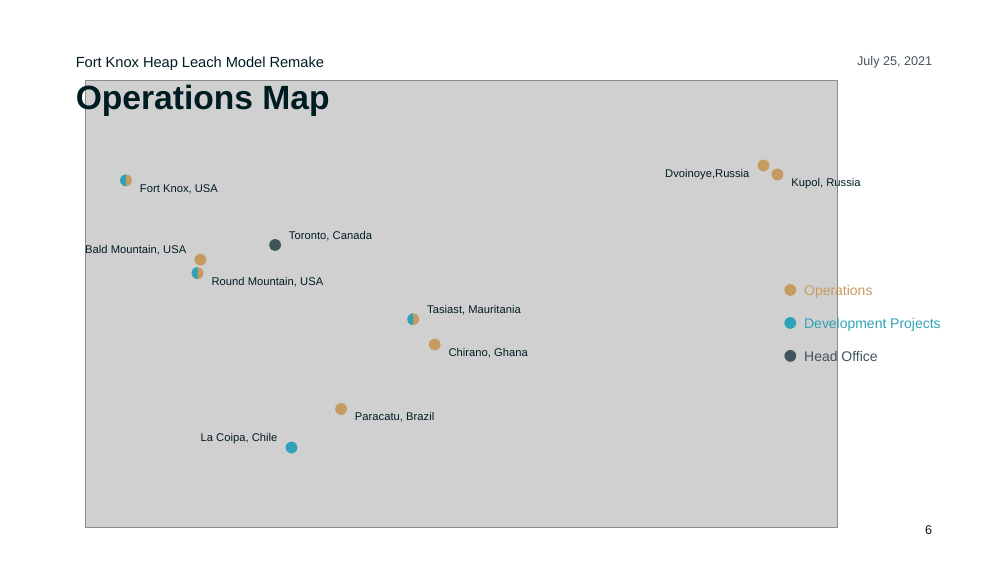
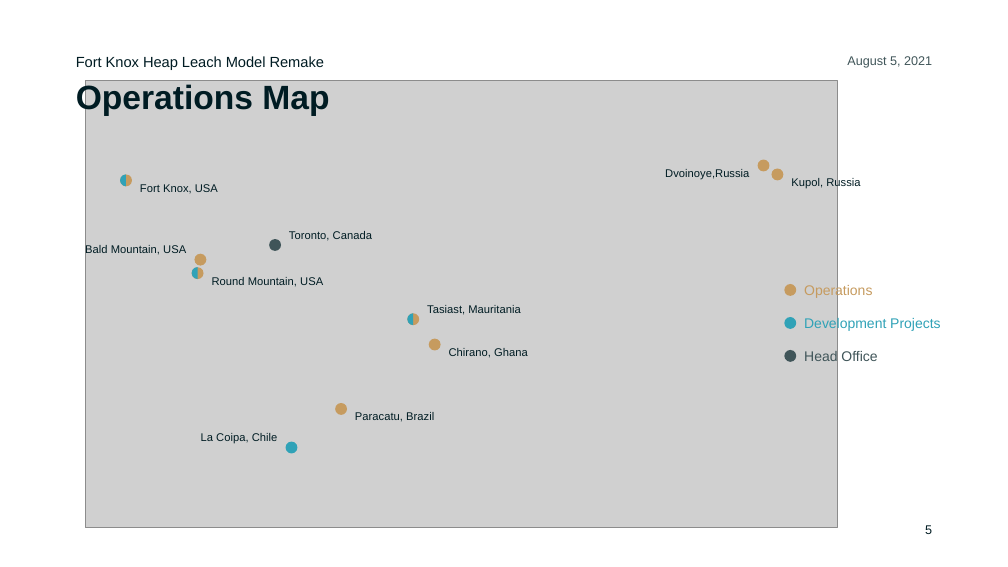
Before and after one commit to ChiefMetDing/FK_HL_Model_Remake, a slide deck: slide 5 of FK_HL_Model_Remake.pptx (slide 6 before the commit). Drawn at 1008x567 pixels with LibreOffice and Linux fonts; fonts in the diff are those of the drawing; grey boxes stand for pictures; background and template pictures are left out. Boxes give left, top, right and bottom in pixels: in the first picture for what was removed or moved away, otherwise in the second. Text is boxed around its words. In the diff, an @@ line names an element or a change of style, - is before the commit and + after.

```diff
--- a/FK_HL_Model_Remake.pptx
+++ b/FK_HL_Model_Remake.pptx
@@ text at (847,56,932,68): text changed @@
-July 25, 2021
+August 5, 2021
@@ page number at (925,525,932,534): text changed @@
-6
+5
```
Also in this commit, not shown: 6 other slides changed, 2 other files.
